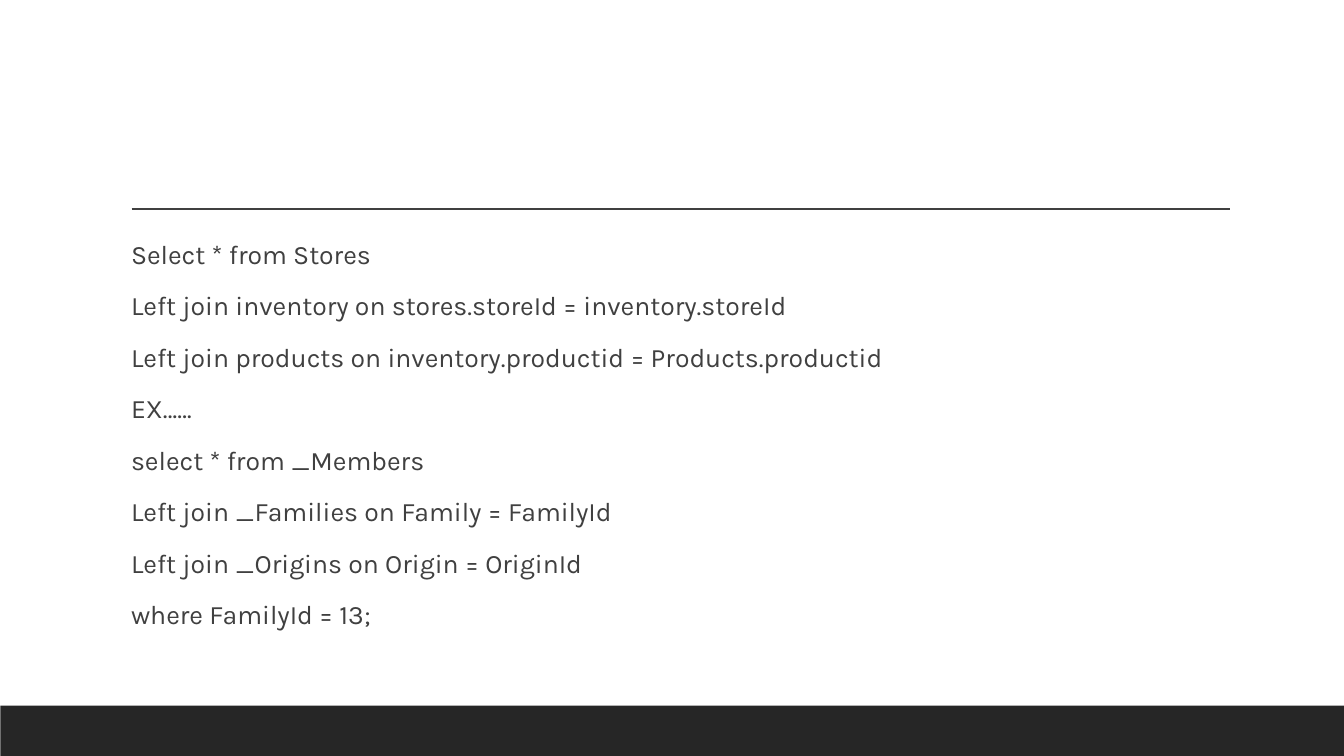
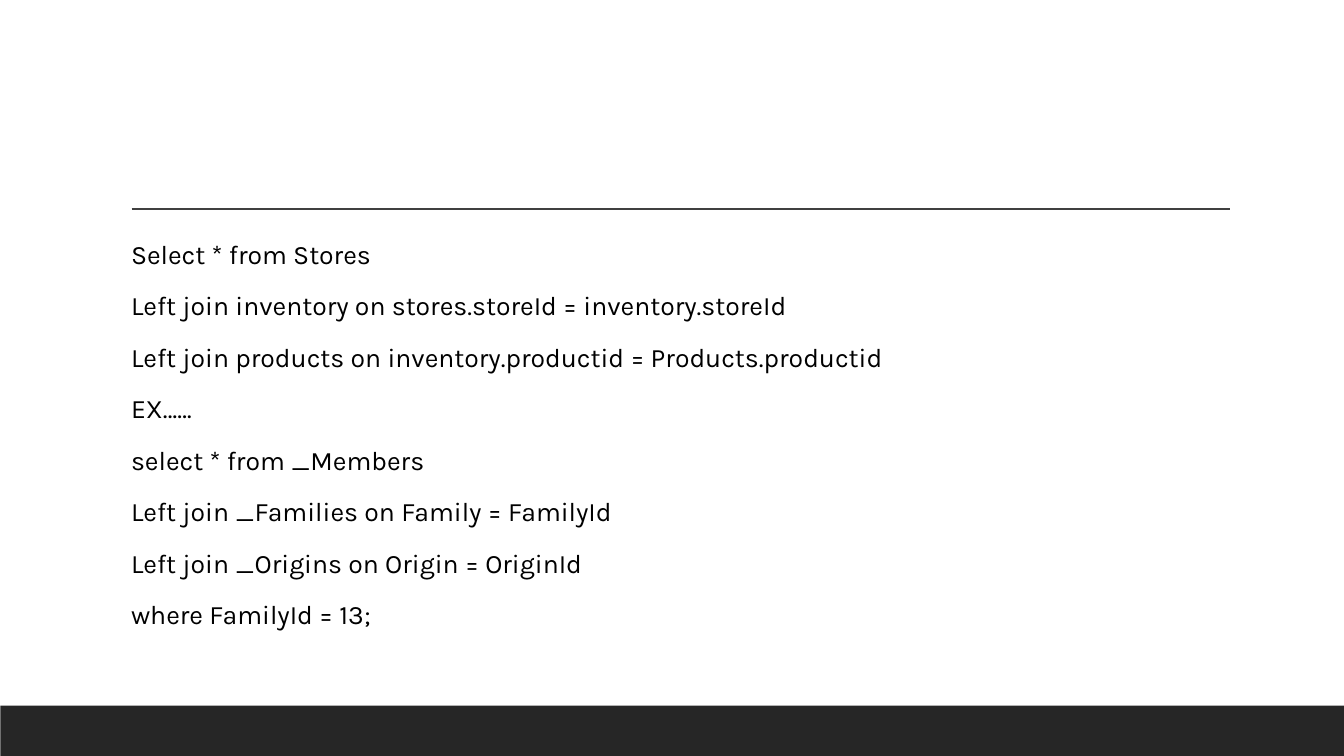
Before and after one commit to 041122-dynamics-uta/041122-dynamics-batch, a slide deck: slide 6 of demos/MarksDrawrings.pptx (slide 5 before the commit). Drawn at 1344x756 pixels with LibreOffice and Linux fonts; fonts in the diff are those of the drawing. Boxes give left, top, right and bottom in pixels: in the first picture for what was removed or moved away, otherwise in the second. Text is boxed around its words. In the diff, an @@ line names an element or a change of style, - is before the commit and + after.

```diff
--- a/demos/MarksDrawrings.pptx
+++ b/demos/MarksDrawrings.pptx
@@ text "Select * from Stores" at (x1=131, y1=245, x2=883, y2=631): text colour #404040 to #000000 @@
```
Also in this commit, not shown: 1 slide added, 5 other files.
